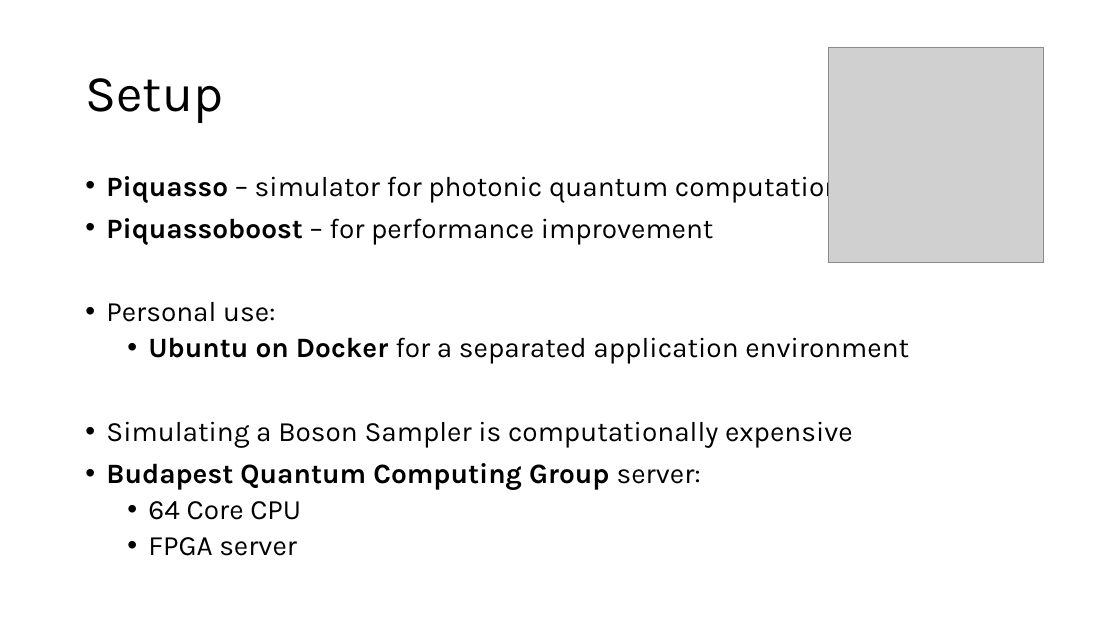
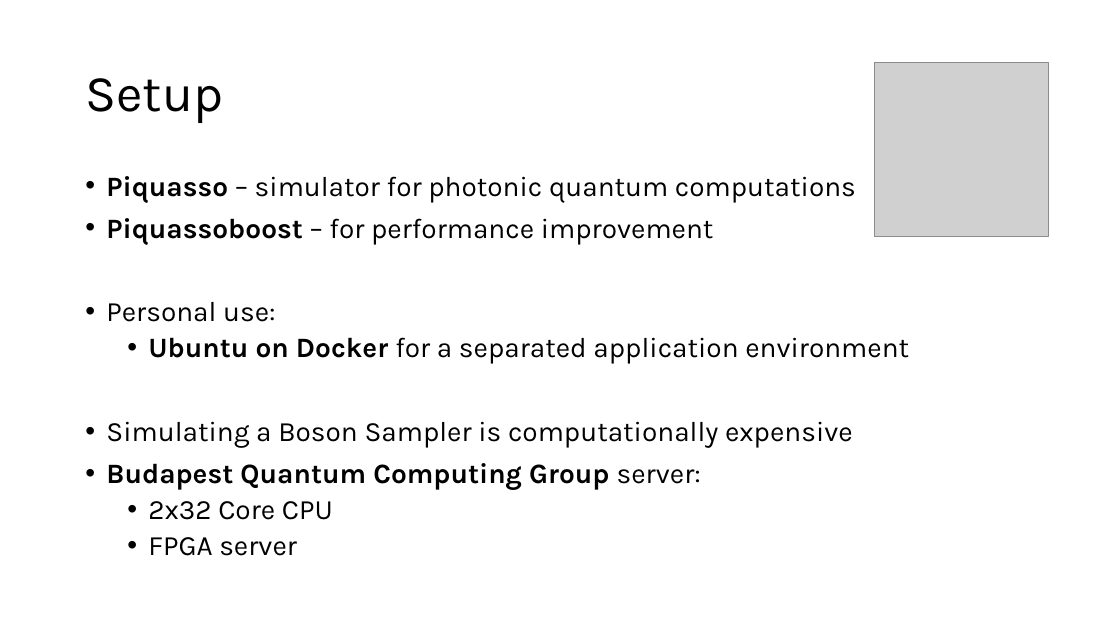
Before and after one commit to Balint831/SciMod, a slide deck: slide 12 of 7 Quadratic optimization with quantum computing .pptx (slide 11 before the commit). Drawn at 1120x630 pixels with LibreOffice and Linux fonts; fonts in the diff are those of the drawing; grey boxes stand for pictures. Boxes give left, top, right and bottom in pixels: in the first picture for what was removed or moved away, otherwise in the second. Text is boxed around its words. In the diff, an @@ line names an element or a change of style, - is before the commit and + after.

```diff
--- a/7 Quadratic optimization with quantum computing .pptx
+++ b/7 Quadratic optimization with quantum computing .pptx
@@ picture: place and size @@
-picture at bbox=[828, 48, 1044, 263]
+picture at bbox=[875, 62, 1049, 236]
@@ text at bbox=[148, 501, 333, 520]: text changed @@
-  • 64 Core CPU
+  • 2x32 Core CPU
```
Also in this commit, not shown: 6 other slides changed, 1 slide added, 2 other files.
